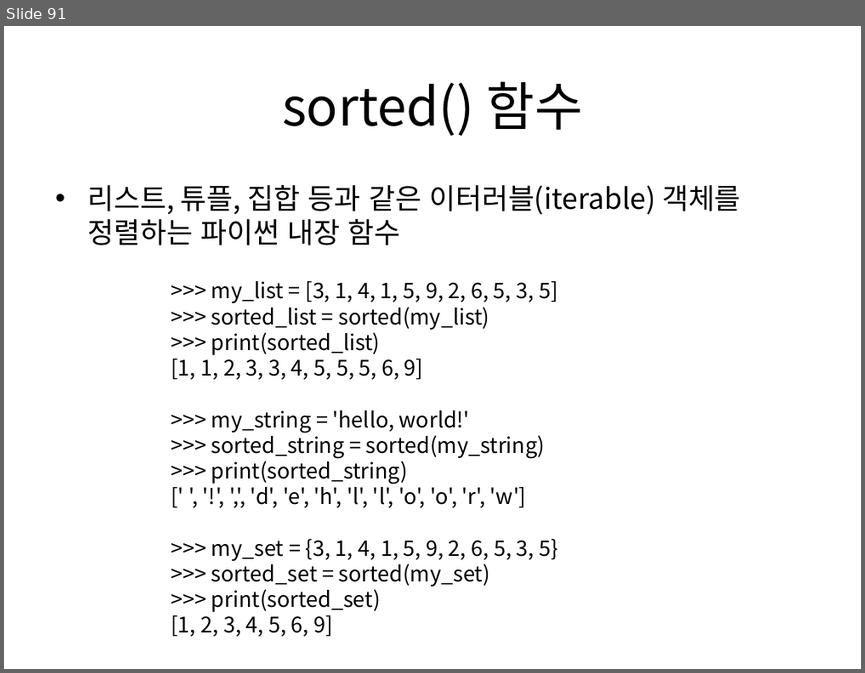
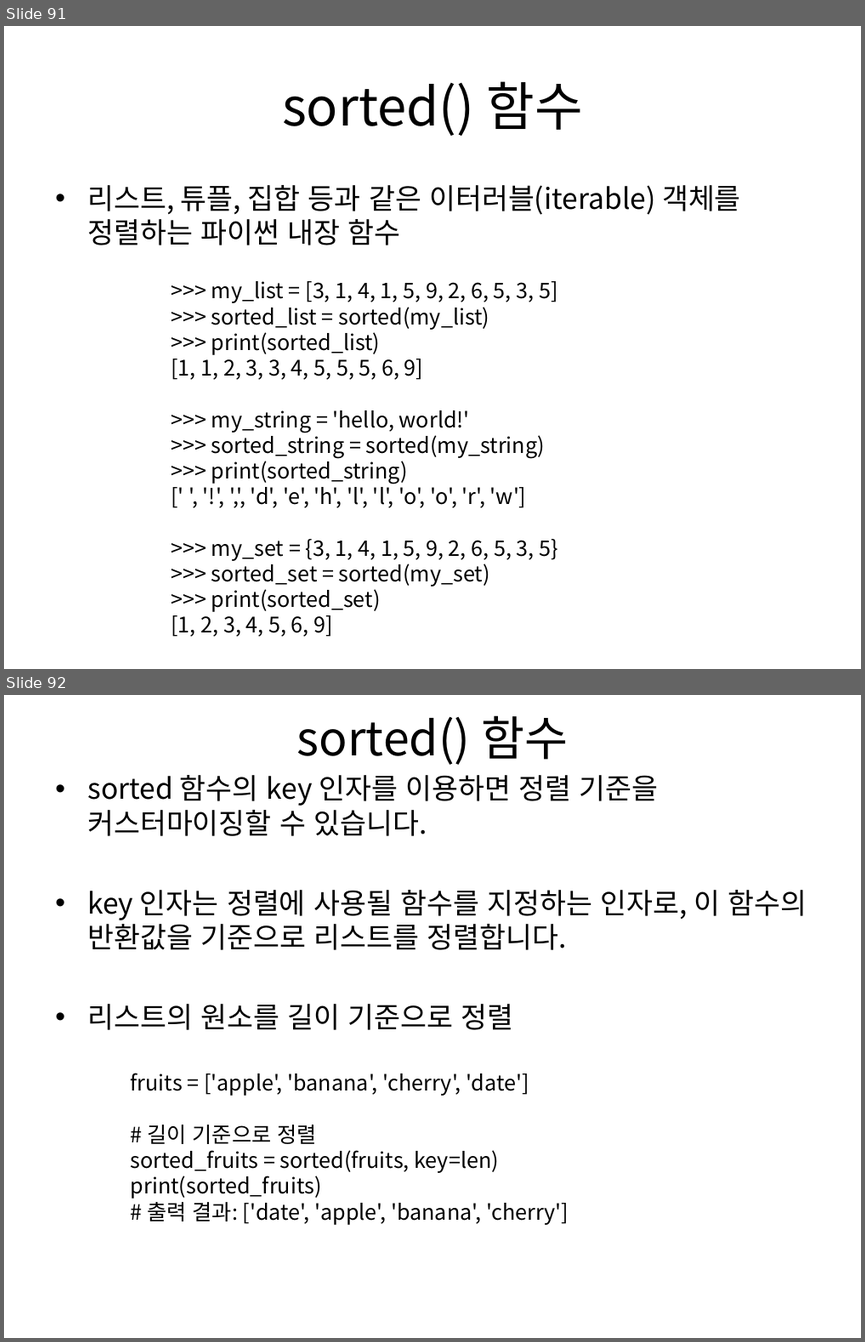
Before and after one commit to Dnadit/Python, a slide deck: 강의자료/파이썬 3.pptx. Shown one above the other, each under a label of ours: slide 91 before the commit, slides 91 and 92 after it. The pictures are 865x673 and 865x1342 pixels, drawn with LibreOffice and Linux fonts; fonts in the diff are those of the drawing. Boxes give left, top, right and bottom in pixels: in the first picture for what was removed or moved away, otherwise in the second. Text is boxed around its words. In the diff, an @@ line names an element or a change of style, - is before the commit and + after.

```diff
--- a/강의자료/파이썬 3.pptx
+++ b/강의자료/파이썬 3.pptx
@@ slide 92 added at [4, 695, 861, 1338], background #FFFFFF @@
@@ title added at [297, 715, 568, 765], 39.6 pt, text #000000 @@
+sorted() 함수
@@ text added at [87, 775, 807, 1030], 24 pt, text #000000 @@
+• sorted 함수의 key 인자를 이용하면 정렬 기준을 커스터마이징할 수 있습니다.
+• key 인자는 정렬에 사용될 함수를 지정하는 인자로, 이 함수의 반환값을 기준으로 리스트를 정렬합니다.
+• 리스트의 원소를 길이 기준으로 정렬
@@ text added at [131, 1072, 568, 1225], 18 pt, text #000000 @@
+fruits = ['apple', 'banana', 'cherry', 'date']
+# 길이 기준으로 정렬
+sorted_fruits = sorted(fruits, key=len)
+print(sorted_fruits)
+# 출력 결과: ['date', 'apple', 'banana', 'cherry']
```
Also in this commit, not shown: 2 slides changed, 4 other slides added, 7 other files.
